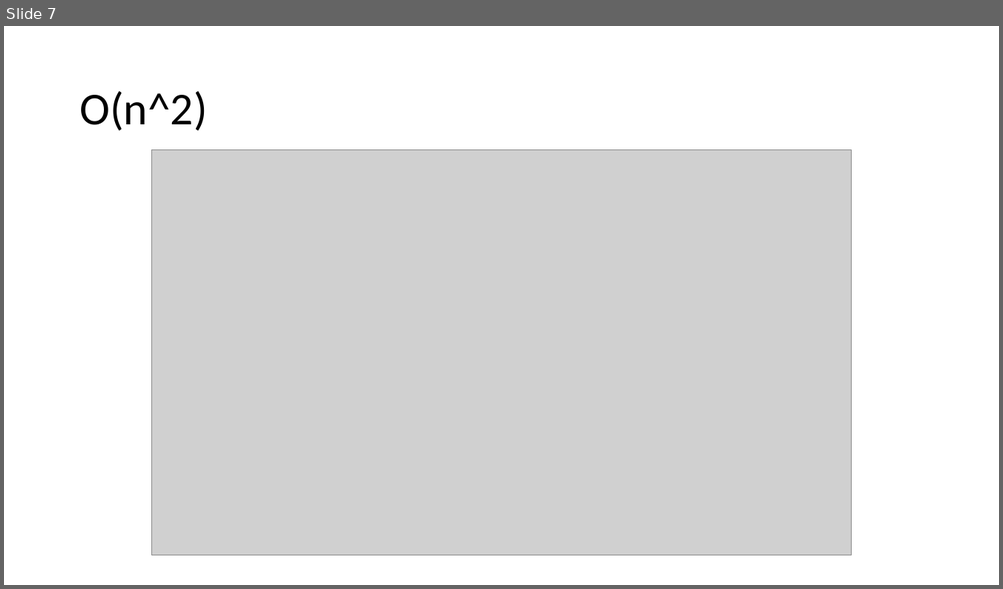
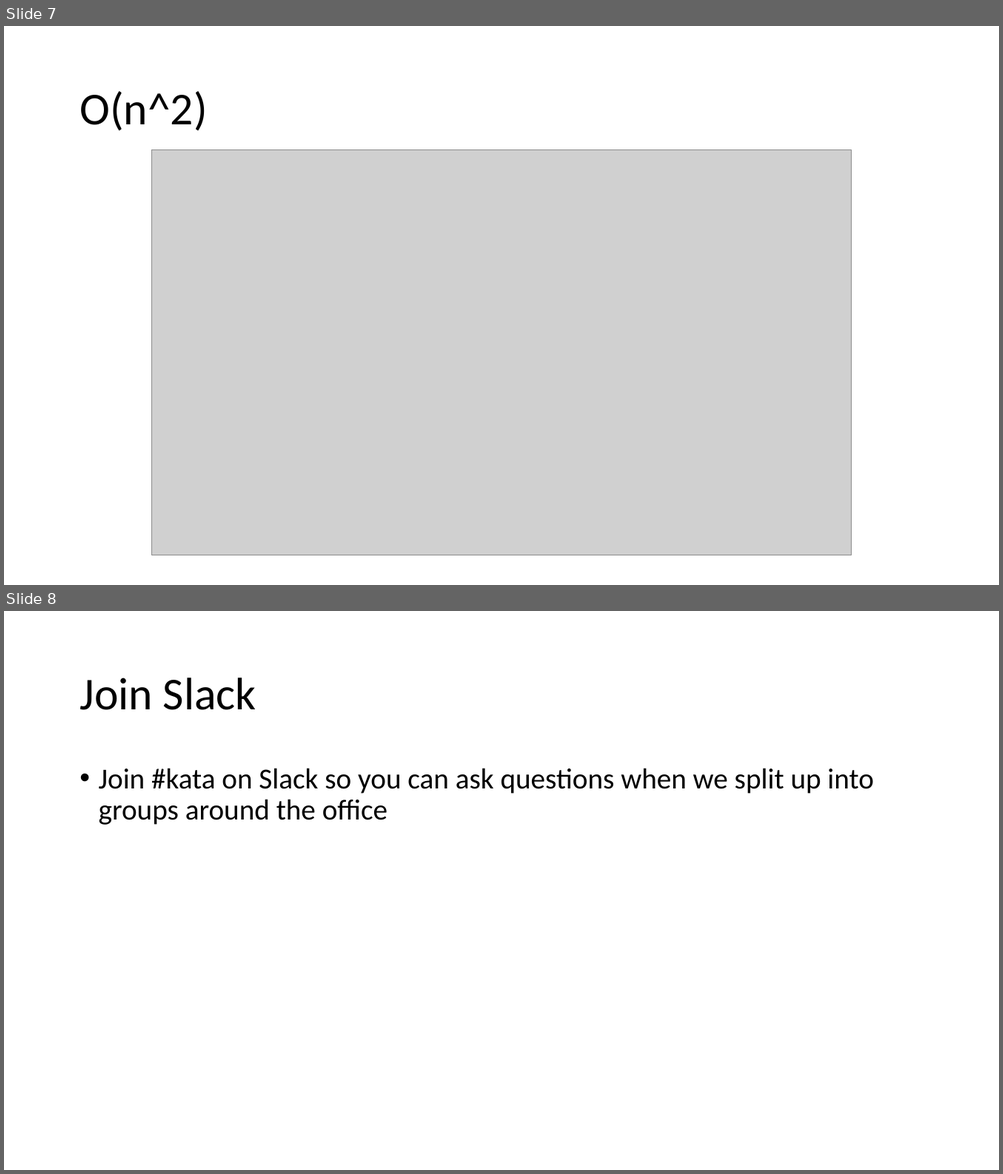
Before and after one commit to simonf7070/AnagramCodeKata, a slide deck: AnagramCodeKata.pptx. Shown one above the other, each under a label of ours: slide 7 before the commit, slides 7 and 8 after it. The pictures are 1003x589 and 1003x1174 pixels, drawn with LibreOffice and Linux fonts; fonts in the diff are those of the drawing; grey boxes stand for pictures. Boxes give left, top, right and bottom in pixels: in the first picture for what was removed or moved away, otherwise in the second. Text is boxed around its words. In the diff, an @@ line names an element or a change of style, - is before the commit and + after.

Commit message:
Added slide about slack

```diff
--- a/AnagramCodeKata.pptx
+++ b/AnagramCodeKata.pptx
@@ slide 8 added at bbox=[4, 611, 999, 1170], background #FFFFFF @@
@@ title added at bbox=[79, 678, 256, 710], 44 pt, text #000000 @@
+Join Slack
@@ text added at bbox=[99, 768, 874, 825], 28 pt, text #000000 @@
+• Join #kata on Slack so you can ask questions when we split up into groups around the office
```
